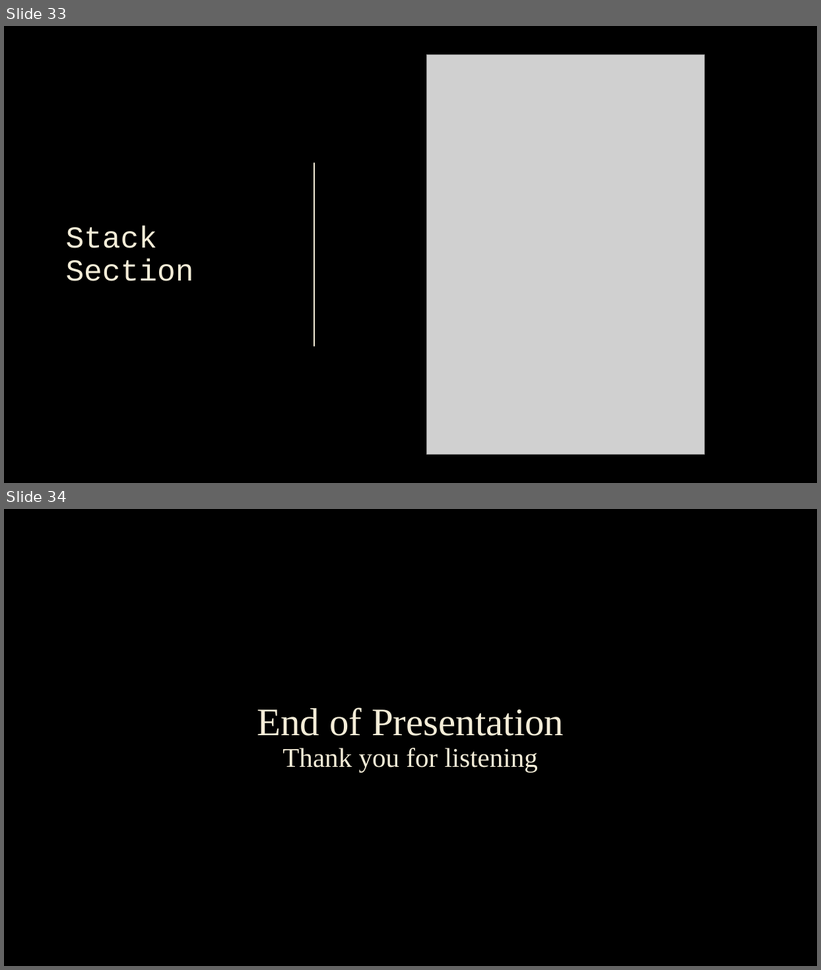
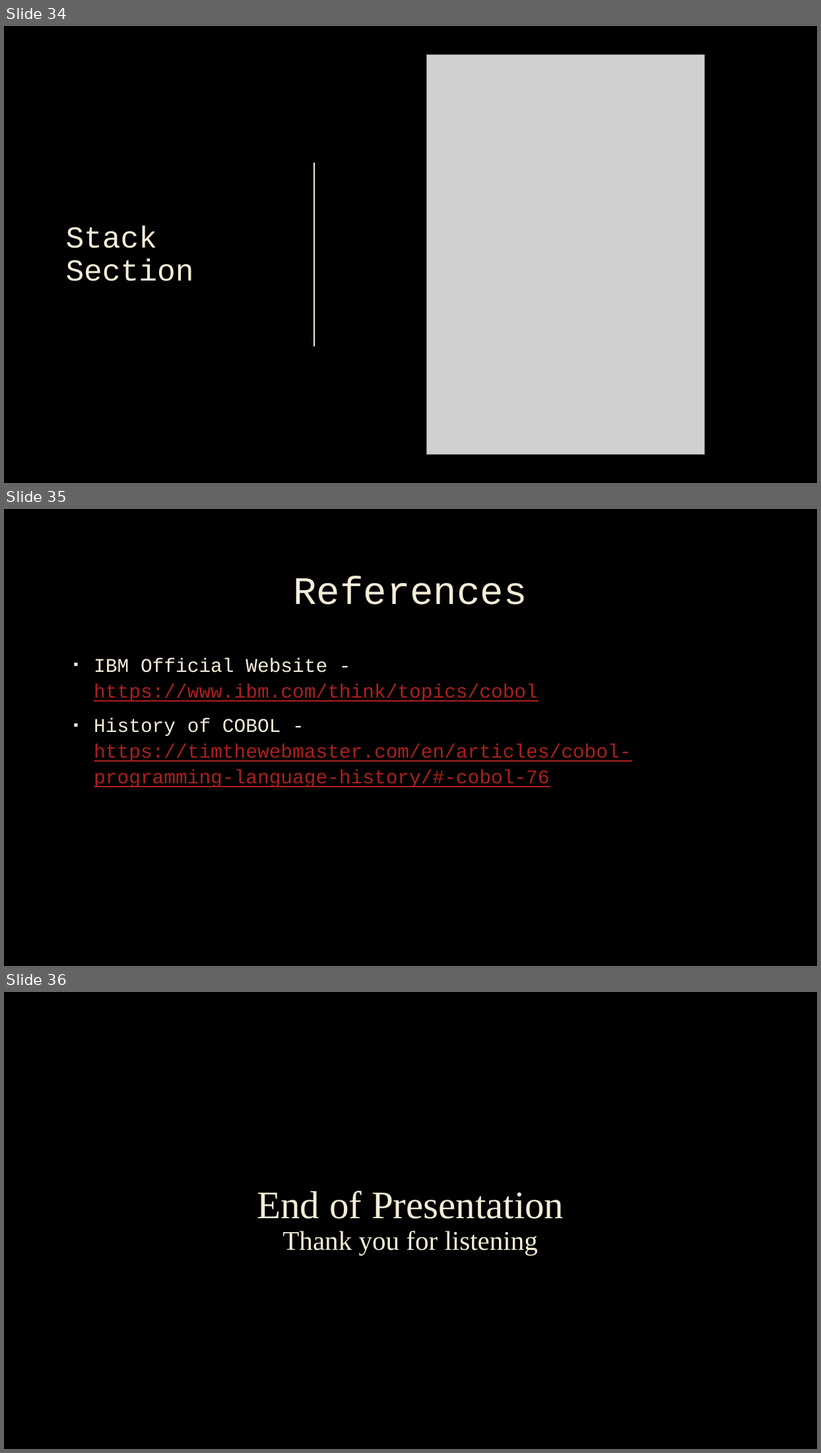
Before and after one commit to n1zuu/cobol-stack-demo, a slide deck: cobol/cobol.pptx. Shown one above the other, each under a label of ours: slides 33 and 34 before the commit, slides 34, 35 and 36 after it. The pictures are 821x970 and 821x1453 pixels, drawn with LibreOffice and Linux fonts; fonts in the diff are those of the drawing; grey boxes stand for pictures; background and template pictures are left out. Boxes give left, top, right and bottom in pixels: in the first picture for what was removed or moved away, otherwise in the second. Text is boxed around its words. In the diff, an @@ line names an element or a change of style, - is before the commit and + after.

Commit message:
revised history portion

```diff
--- a/cobol/cobol.pptx
+++ b/cobol/cobol.pptx
@@ slide 35 added at bbox=[4, 509, 817, 966], background picture (left out) @@
@@ title added at bbox=[293, 576, 527, 605], 46 pt, text #F4EDD8 @@
+References
@@ text added at bbox=[94, 658, 631, 788], 23 pt, text #AD1F1F, underline @@
+▪ IBM Official Website - https://www.ibm.com/think/topics/cobol
+▪ History of COBOL - https://timthewebmaster.com/en/articles/cobol-programming-language-history/#-cobol-76
@@ what was slide 33 is now slide 34 @@
@@ what was slide 34 is now slide 36 @@
```
Also in this commit, not shown: 1 slide changed, 1 other slide added.
